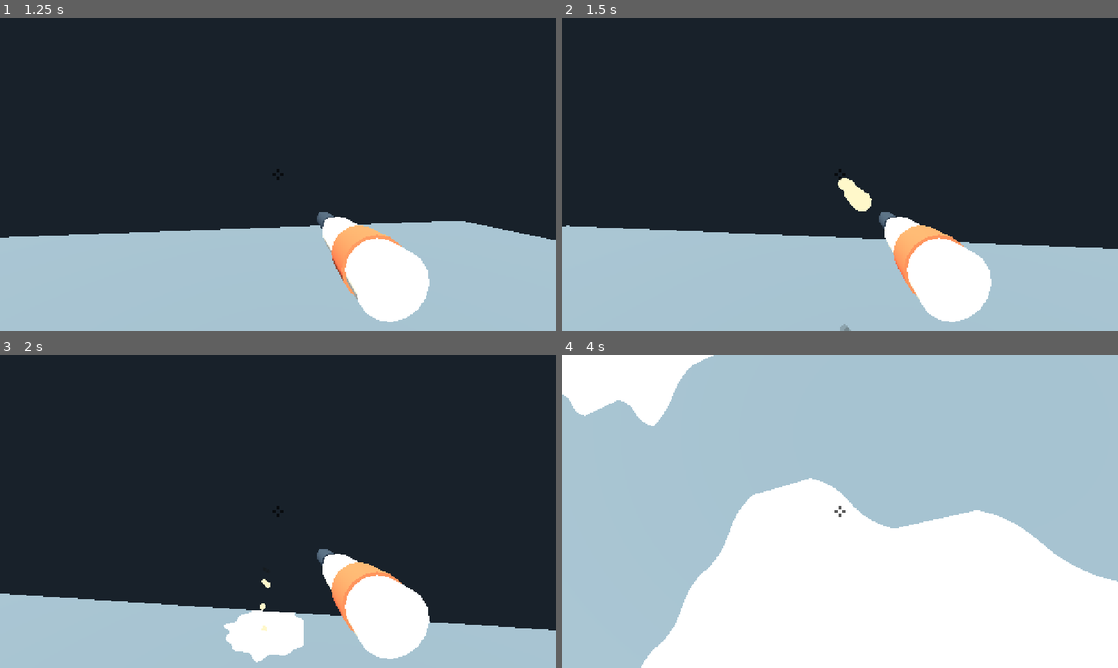
Above: before the commit, frames 1-4 (two rows, left to right).
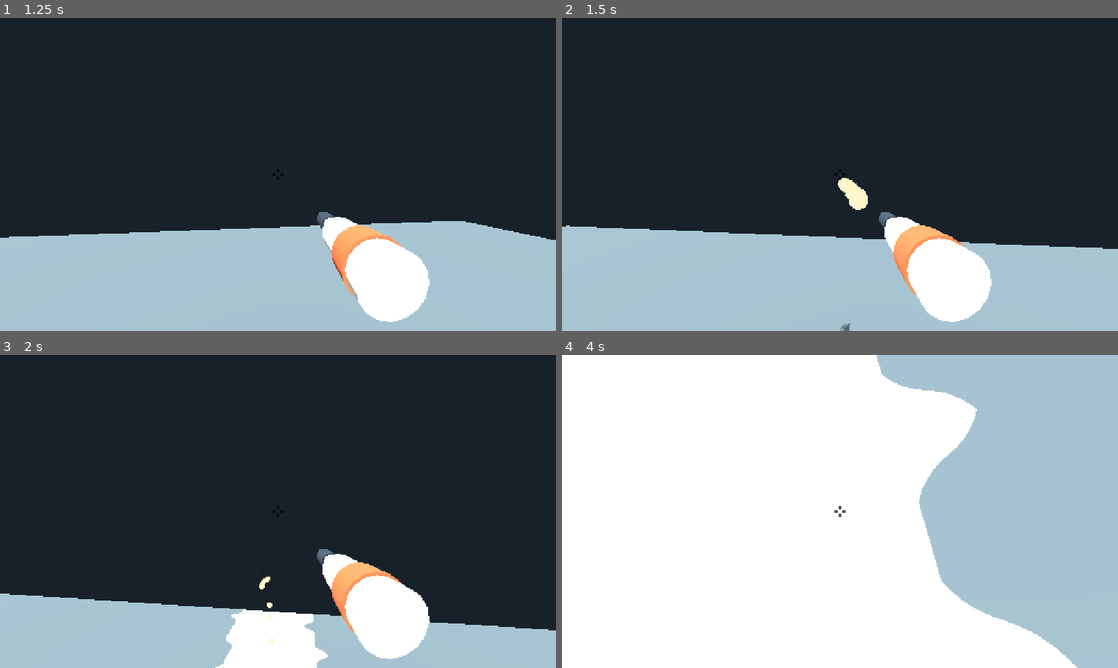
Above: after the commit, the same moments.

Repository: k3vin7/SauceIT-
Game: Godot game, scene res://main.tscn
Same seed, same stepped clock (60 frames per second), same inputs: the game is played once before the commit and once after it.
Inputs (mouse positions are in pixels of both pictures, inside the frame that each line leads up to):
- Up to frame 1 (1.25 s): tap Enter at 0.5 s; move the mouse to (305, 174) at 0.52 s; hold W (move_forward) from 0.53 s (still down); hold Shift (run) from 0.53 s (still down)
- Up to frame 2 (1.5 s): keep holding W (move_forward); move the mouse to (812, 174) at 1.27 s; release Shift (run) at 1.28 s; click (812, 174) at 1.35 s
- Up to frame 3 (2 s): keep holding W (move_forward); tap Shift (run) at 1.55 s
- Up to frame 4 (4 s): keep holding W (move_forward); move the mouse to (851, 505) at 2.02 s; hold Shift (run) 2.03-2.78 s; move the mouse to (834, 517) at 2.77 s; tap R (wipe_screen) at 2.85 s; tap Shift (run) at 3.05 s; move the mouse to (878, 514) at 3.52 s; hold Shift (run) from 3.53 s (still down); tap Tab at 3.6 s

Frame 1 is identical in both runs. In frame 2, less than 0.1% of the frame differs, in the area x 50-56%, y 52-100%; in frame 3, 1.2%; in frame 4, 50%, in the area x 0-100%, y 0-100%.

Commit message:
Double the strand's point density
The strand looks continuous but only marks what it hits where a point
lands, and it emitted 1.3 points a frame. A flick across someone's face
takes about six frames, so it deposited three dots rather than a line.
At 0.045 it emits 2.6 a frame, and the cap goes with it -- left at 192
the strand would be cut short instead of running its range.

Measured, sweeping across a player's face:
  40 deg over 12 frames:  1 hit -> 4
  40 deg over 30 frames:  5 hits -> 10
  12 deg over  6 frames:  3 hits -> 6
The fastest flick, 40 degrees in six frames, still lands one point;
nothing about density fixes a sweep that spans fewer points than that.

Frame cost, both players firing in a real two-peer session: 2.02 ms ->
2.70 ms on the server, of which the send is under a tenth. Contamination
area is unchanged -- cells saturate, so the finer sampling fills gaps
rather than covering more.

Claude-Session: https://claude.ai/code/session_015P14cRDTkxXpfq8Bum7Yfv

Diff:
--- a/scripts/mayo_prototype.gd
+++ b/scripts/mayo_prototype.gd
@@ -82,7 +82,10 @@
 @export_group("Mayo Stream — Reference Values")
 @export_range(0.2, 6.0, 0.01, "suffix:m") var stream_range := 2.94
 @export_range(0.5, 15.0, 0.1, "suffix:m/s") var extend_speed := 7.0
-@export_range(0.025, 0.25, 0.005, "suffix:m") var point_spacing := 0.09
+## How far apart the strand's points are, which is also how finely it samples
+## what it hits: a sweep across someone's face only marks them where a point
+## lands, so at 0.09 a quick flick left three dots rather than a line.
+@export_range(0.025, 0.25, 0.005, "suffix:m") var point_spacing := 0.045
 @export_range(0.02, 0.2, 0.001, "suffix:m") var strand_thickness := 0.093
 @export_range(0.0, 0.5, 0.01, "suffix:m") var muzzle_forward_offset := 0.15
 @export_range(0.02, 1.5, 0.01, "suffix:s") var point_time_lifetime := 0.42
@@ -95,7 +98,9 @@
 @export_range(0.0, 0.08, 0.001, "suffix:rad") var yaw_angle_jitter := 0.018
 @export_range(0.0, 0.5, 0.01) var speed_magnitude_jitter := 0.10
 @export_range(0.0, 1.0, 0.01) var inherited_player_velocity := 0.22
-@export_range(32, 512, 1) var maximum_point_count := 192
+## Scales with the density above: at 0.045 a strand carries twice the points,
+## and a cap left at 192 would cut it short instead of letting it run its range.
+@export_range(32, 768, 1) var maximum_point_count := 384
 ## Adjacent points further apart than this many point_spacings are treated as
 ## separate strands: the ribbon breaks there and no spacing correction is applied.
 @export_range(1.5, 12.0, 0.1) var strand_break_spacing := 6.0
--- a/tests/_measure_drops.gd
+++ /dev/null
@@ -1,40 +0,0 @@
-extends SceneTree
-func _initialize() -> void: call_deferred("_run")
-
-func _run() -> void:
-	var args := OS.get_cmdline_user_args()
-	var spacing := 0.09 if args.is_empty() else args[0].to_float()
-	for shooters in [1, 2]:
-		var scene = load("res://main.tscn").instantiate()
-		root.add_child(scene)
-		await physics_frame
-		scene.set_process_unhandled_input(false)
-		scene.point_spacing = spacing
-		scene.maximum_point_count = roundi(192.0 * 0.09 / spacing)
-		# Open floor, well clear of the walls: a strand that hits a wall paints it
-		# but never lands, and so never throws droplets.
-		scene._local.player.global_position = Vector3(-1.0, 0.64, 4.0)
-		scene.debug_set_aim(0.0, -30.0)
-		scene.debug_set_input(Vector2.ZERO, false, true)
-		for extra in range(2, 2 + shooters - 1):
-			var mark = scene.create_avatar(extra, 1, false)
-			mark.player.global_position = Vector3(0.8 * float(extra - 1), 0.64, 4.0)
-			mark.aim_pitch = deg_to_rad(-30.0)
-			mark.firing = true
-		var peak := 0
-		var landings_before: int = scene.debug_droplet_spawns
-		scene.debug_profile_enabled = true
-		for _f in 240:
-			await physics_frame
-			peak = maxi(peak, scene._active_droplet_indices.size())
-		var frames := 240.0
-		print("spacing %.3f, %d shooter(s): peak live droplets %d of %d   (%.0f landings/s x %d = %.0f droplets/s, life %.2f s -> %.0f expected)" % [
-			spacing, shooters, peak, scene._droplets.size(),
-			float(scene.debug_droplet_spawns - landings_before) / frames * 60.0,
-			scene.droplets_per_landing if "droplets_per_landing" in scene else 7,
-			float(scene.debug_droplet_spawns - landings_before) / frames * 60.0 * (scene.droplets_per_landing if "droplets_per_landing" in scene else 7),
-			scene.droplet_lifetime,
-			float(scene.debug_droplet_spawns - landings_before) / frames * 60.0 * (scene.droplets_per_landing if "droplets_per_landing" in scene else 7) * scene.droplet_lifetime])
-		scene.queue_free()
-		await physics_frame
-	quit(0)
